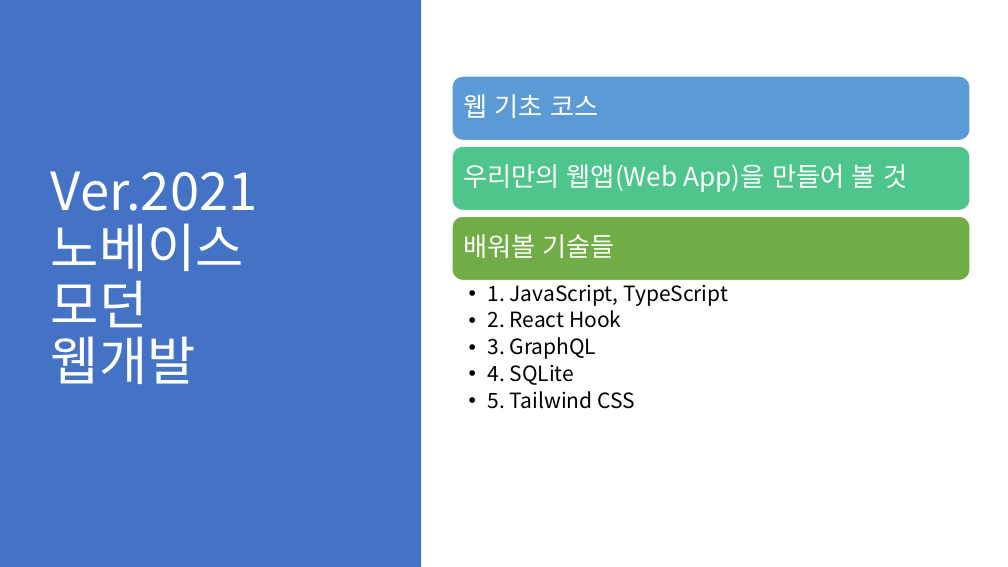
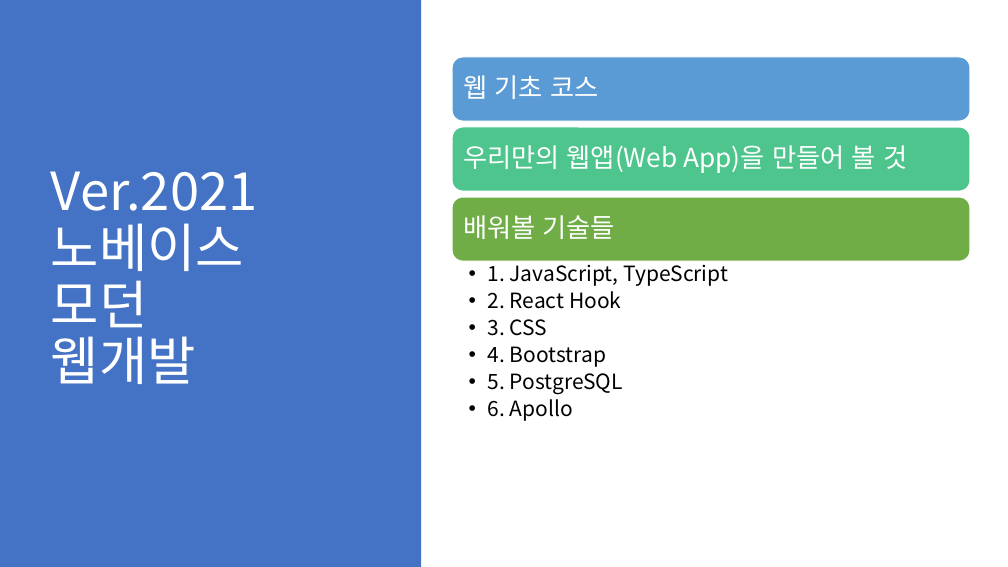
Before and after one commit to GNUCSAssistants/ver.2021_No_Base_ModernWeb, a slide deck: slide 3 of PPT/1. React 시작 전에 알아야 할 JavaScript, TypeScript/0.OT.pptx. Drawn at 1008x567 pixels with LibreOffice and Linux fonts; fonts in the diff are those of the drawing. Boxes give left, top, right and bottom in pixels: in the first picture for what was removed or moved away, otherwise in the second. Text is boxed around its words. In the diff, an @@ line names an element or a change of style, - is before the commit and + after.

```diff
--- a/PPT/1. React 시작 전에 알아야 할 JavaScript, TypeScript/0.OT.pptx
+++ b/PPT/1. React 시작 전에 알아야 할 JavaScript, TypeScript/0.OT.pptx
@@ 3 texts, 3 rounded rectangles: place and size @@
-3 texts, 3 rounded rectangles at [452, 76, 970, 281]
+3 texts, 3 rounded rectangles at [452, 57, 970, 262]
@@ text "1. JavaScript, TypeScript": place and size @@
-text "1. JavaScript, TypeScript" at [487, 285, 729, 409]
+text "1. JavaScript, TypeScript" at [487, 260, 729, 421]
@@ text at [487, 319, 623, 421]: text changed @@
-  • 3. GraphQL
-  • 4. SQLite
-  • 5. Tailwind CSS
+  • 3. CSS
+  • 4. Bootstrap
+  • 5. PostgreSQL
+  • 6. Apollo
```
Also in this commit, not shown: 6 other files.
